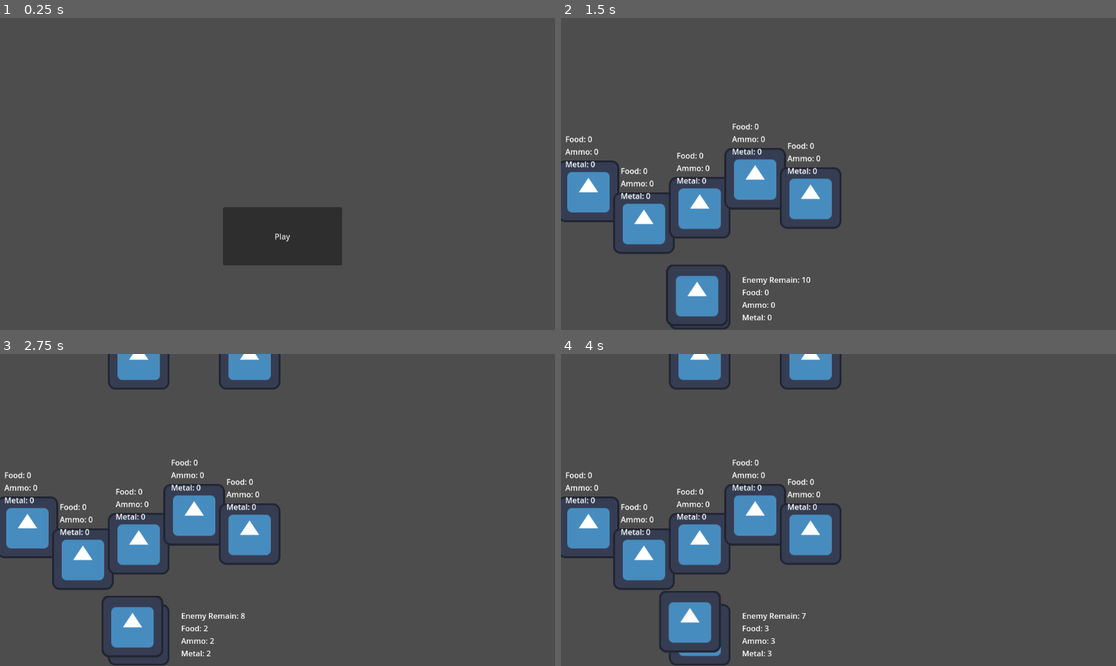
Above: before the commit, frames 1-4 (two rows, left to right).
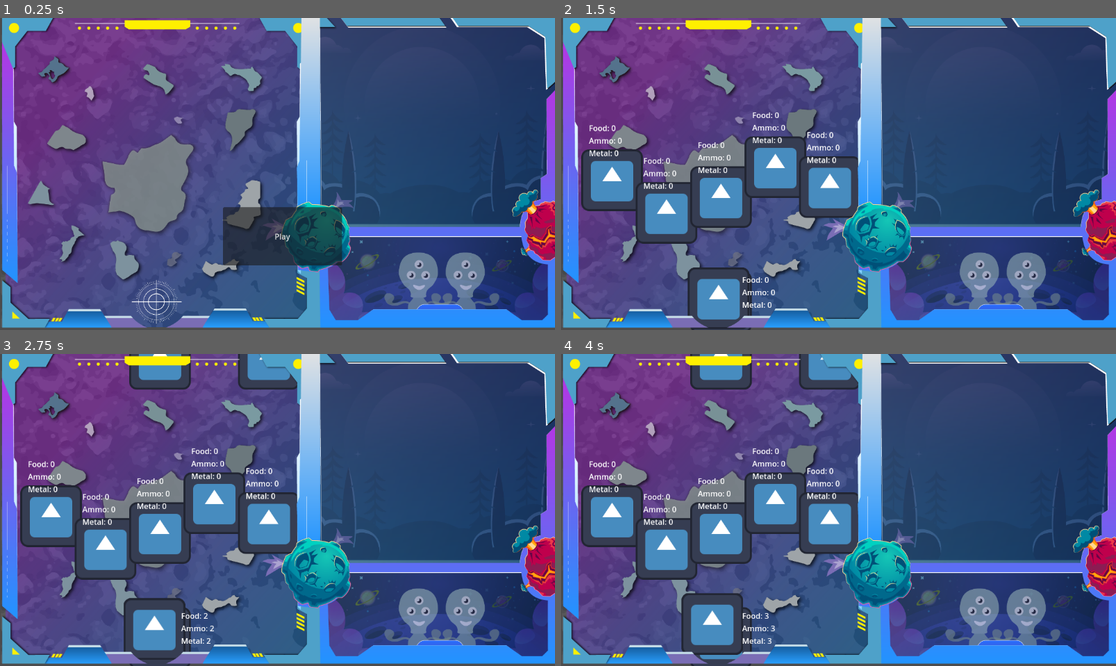
Above: after the commit, the same moments.

Repository: G36maid/GGJ25-kh-teamC
Game: Godot game, scene res://sences/game.tscn
Two runs of this game, one before a commit and one after it. Both use one fixed random seed, a clock stepped at 60 frames per second and the inputs below. The engine's default icon, where the game draws it, is replaced by a stand-in: a white triangle on a blue panel in a dark square.
Inputs:
- Up to frame 1 (0.25 s): no input
- Up to frame 2 (1.5 s): click "Play" at 0.5 s; tap Enter (send_cmd) at 1.25 s; hold Enter (send_cmd) from 1.28 s (still down)
- Up to frame 3 (2.75 s): release Enter (send_cmd) at 2.03 s; tap Enter (send_cmd) at 2.1 s
- Up to frame 4 (4 s): hold Enter (send_cmd) 2.78-3.53 s; tap Enter (send_cmd) at 3.6 s

The runs differ from the first frame. In frame 1, 97% of the frame differs, in the area x 0-100%, y 0-100%; in frame 2, 94%; in frame 3, 93%; in frame 4, 93%.

Commit message:
add graph & fix location

Diff:
--- a/scripts/game.gd
+++ b/scripts/game.gd
@@ -6,6 +6,11 @@
 @export var headquarter_scene: PackedScene
 const LAN = 5
 const DILIVERER_COUNT = 5
+const PANEL_WIDTH = 665
+const PADDING = 50
+const ALLY_MIN_Y = 300
+const ALLY_MAX_Y = 500
+const HQ_Y = 590
 var deliverers := []
 var enemy_start_spawning = false
 var remain_enemy
@@ -30,8 +35,8 @@
 	state = State.Start
 
 	var hq_position = Vector2(
-		get_viewport_rect().size.x / 4,
-		get_viewport_rect().size.y * 0.9
+		PANEL_WIDTH / 2,
+		HQ_Y
 	)
 	for _i in DILIVERER_COUNT:
 		var deliverer = deliverer_scene.instantiate()
@@ -41,10 +46,9 @@
 
 	for i in LAN:
 		var ally = ally_scene.instantiate()
-		var y_size = get_viewport_rect().size.y
 		ally.position = Vector2(
 			get_x(i),
-			randf_range(y_size * 0.5, y_size * 0.8)
+			randf_range(ALLY_MIN_Y, ALLY_MAX_Y)
 		)
 		ally.name = "ally" + str(i)
 		$allys.add_child(ally)
@@ -65,11 +69,10 @@
 		$win_text.show()
 		return
 
-	$enemy_remain.text = """Enemy Remain: %d
-Food: %d
+	$enemy_remain.text = """Food: %d
 Ammo: %d
 Metal: %d
-""" % [remain_enemy, headquarter.resource_food,
+""" % [headquarter.resource_food,
 	headquarter.resource_ammo, headquarter.resource_metal]
 
 
@@ -93,5 +96,5 @@
 	return false
 
 func get_x(lan: int) -> int:
-	var lan_width = get_viewport_rect().size.x / 2 / LAN
-	return lan_width * lan + lan_width / 2
+	var lan_width = (PANEL_WIDTH - PADDING * 2) / LAN
+	return lan_width * lan + lan_width / 2 + PADDING
--- a/sences/game.tscn
+++ b/sences/game.tscn
@@ -6,6 +6,7 @@
 [ext_resource type="PackedScene" uid="uid://33dtqel1p2j5" path="res://sences/deliverer.tscn" id="3_m50hj"]
 [ext_resource type="PackedScene" uid="uid://dtmmnn2yh6702" path="res://sences/radar.tscn" id="4_xu7sx"]
 [ext_resource type="PackedScene" uid="uid://bsjo3u7jlotpr" path="res://sences/headquarter.tscn" id="5_aywmw"]
+[ext_resource type="PackedScene" uid="uid://b04r6mby3d8vf" path="res://sences/scene.tscn" id="7_wgsjo"]
 
 [node name="game" type="Node2D"]
 script = ExtResource("1_bdvao")
@@ -27,6 +28,7 @@
 [node name="deliverers" type="Node" parent="."]
 
 [node name="start_button" type="Button" parent="."]
+z_index = 3
 offset_left = 463.0
 offset_top = 393.0
 offset_right = 710.0
@@ -34,6 +36,7 @@
 text = "Play"
 
 [node name="enemy_remain" type="Label" parent="."]
+z_index = 1
 offset_left = 376.0
 offset_top = 532.0
 offset_right = 477.0
@@ -41,6 +44,7 @@
 
 [node name="win_text" type="Label" parent="."]
 visible = false
+z_index = 1
 offset_left = 480.0
 offset_top = 228.0
 offset_right = 695.0
@@ -49,5 +53,9 @@
 horizontal_alignment = 1
 vertical_alignment = 1
 
+[node name="Node2D" parent="." instance=ExtResource("7_wgsjo")]
+position = Vector2(572, 322)
+scale = Vector2(0.6, 0.6)
+
 [connection signal="timeout" from="enemy_timer" to="." method="_on_enemy_timer_timeout"]
 [connection signal="pressed" from="start_button" to="." method="_start"]
--- /dev/null
+++ b/sences/scene.tscn
@@ -0,0 +1,49 @@
+[gd_scene load_steps=8 format=3 uid="uid://b04r6mby3d8vf"]
+
+[ext_resource type="Texture2D" uid="uid://dfakj7qw2kxe2" path="res://assets/背景設計_工作區域 1.png" id="1_tk3ja"]
+[ext_resource type="Texture2D" uid="uid://bkar6h2d7g7q0" path="res://assets/背景設計-03.png" id="2_6gs4s"]
+[ext_resource type="Texture2D" uid="uid://dx4kttshmisv3" path="res://assets/背景設計-06.png" id="4_lymkf"]
+[ext_resource type="Texture2D" uid="uid://cvmct4wis7j8f" path="res://assets/背景設計-04.png" id="5_5qlin"]
+[ext_resource type="Texture2D" uid="uid://dheyeo7v1w8wc" path="res://assets/背景設計-05.png" id="6_gfq21"]
+[ext_resource type="Texture2D" uid="uid://di8fdmj3rvk0b" path="res://assets/背景設計-02.png" id="7_rddte"]
+[ext_resource type="Texture2D" uid="uid://beqov5ccq0240" path="res://assets/背景設計-07.png" id="8_frreq"]
+
+[node name="Node2D" type="Node2D"]
+
+[node name="Sprite2D" type="Sprite2D" parent="."]
+position = Vector2(10, -6)
+texture = ExtResource("1_tk3ja")
+
+[node name="背景設計-03" type="Sprite2D" parent="."]
+modulate = Color(1, 1, 1, 0.568627)
+position = Vector2(499, 393)
+texture = ExtResource("2_6gs4s")
+
+[node name="背景設計-03-1製" type="Sprite2D" parent="."]
+modulate = Color(1, 1, 1, 0.564706)
+position = Vector2(661, 393)
+texture = ExtResource("2_6gs4s")
+
+[node name="背景設計-06" type="Sprite2D" parent="."]
+z_index = 1
+position = Vector2(13, -3)
+texture = ExtResource("4_lymkf")
+
+[node name="背景設計-04" type="Sprite2D" parent="."]
+z_index = 2
+position = Vector2(949, 189)
+texture = ExtResource("5_5qlin")
+
+[node name="背景設計-05" type="Sprite2D" parent="."]
+z_index = 2
+position = Vector2(121, 207)
+texture = ExtResource("6_gfq21")
+
+[node name="背景設計-02" type="Sprite2D" parent="."]
+position = Vector2(-401, 440)
+scale = Vector2(0.705696, 0.705696)
+texture = ExtResource("7_rddte")
+
+[node name="背景設計-07" type="Sprite2D" parent="."]
+position = Vector2(-417, -18)
+texture = ExtResource("8_frreq")
Binary file added: assets/效果圖_工作區域 1.png
Not shown, added: assets/效果圖_工作區域 1.png.import
Binary file added: assets/背景設計-02.png
Not shown, added: assets/背景設計-02.png.import
Binary file added: assets/背景設計-03.png
Not shown, added: assets/背景設計-03.png.import
Binary file added: assets/背景設計-04.png
Not shown, added: assets/背景設計-04.png.import
Binary file added: assets/背景設計-05.png
Not shown, added: assets/背景設計-05.png.import
Binary file added: assets/背景設計-06.png
Not shown, added: assets/背景設計-06.png.import
(and 5 more such lines)
